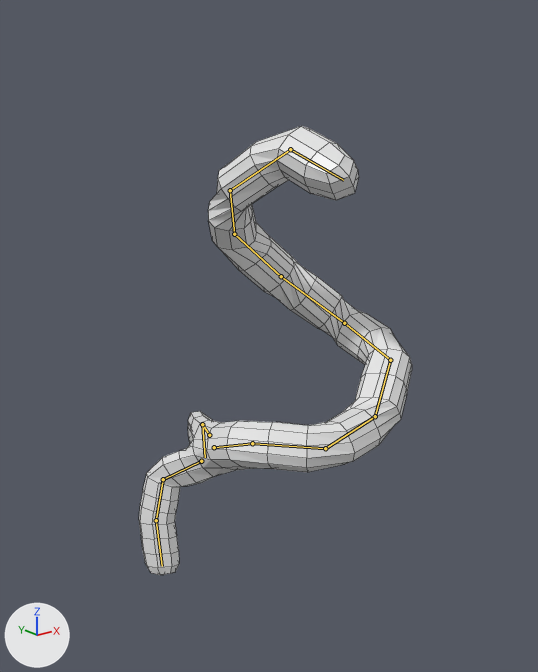
Two versions of the Blender file res/model/ondine/Ondine.blend, one commit apart.
The view is the same before and after, from a 50 mm camera at (-4.03, -5.12, 2.81) aimed at (-0.35, -0.52, 0.97). The axes (+X, +Y, +Z) are drawn at lower left. The lights are the same throughout. Both versions are drawn at frame 105 of the action 'Idle1'; the numbers are the values there. The bones that bend it are drawn over the model as lines. Mesh edges are drawn as thin lines.
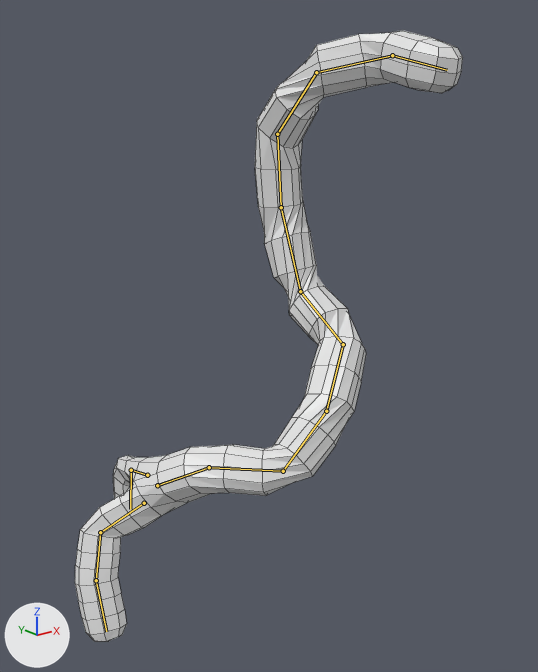
Changed parts and their boxes (x1, y1, x2, y2) in the pictures (538 x 672 px):
```json
{"object": "Cube", "change": "posed", "before": [139, 126, 412, 575], "after": [75, 30, 463, 642], "on screen": "42% wider, 36% taller"}
{"bone": "Root0", "before": "(214, 447) to (252, 443)", "after": "(157, 485) to (209, 467)"}
{"bone": "Root1", "before": "(252, 443) to (325, 448)", "after": "(209, 467) to (283, 471)"}
{"bone": "Root2", "before": "(325, 448) to (375, 416)", "after": "(283, 471) to (326, 411)"}
{"bone": "Root3", "before": "(375, 416) to (390, 360)", "after": "(326, 411) to (343, 344)"}
{"bone": "Root4", "before": "(390, 360) to (344, 323)", "after": "(343, 344) to (300, 291)"}
{"bone": "Root5", "before": "(344, 323) to (281, 276)", "after": "(300, 291) to (281, 207)"}
{"bone": "Root7", "before": "(234, 234) to (230, 190)", "after": "(277, 134) to (316, 72)"}
{"bone": "Root8", "before": "(230, 190) to (290, 149)", "after": "(316, 72) to (392, 55)"}
{"bone": "Root9", "before": "(290, 149) to (343, 180)", "after": "(392, 55) to (447, 70)"}
```

Edits to the scene script, one JSON object a line:
```json
{"block": "bone_root0", "where": "bone_root0 = bpy.data.objects['Armature'].pose.bones['Root0']"}
{"op": "set", "path": "bone_root0.location", "old": "(-0.66, -1.54, 0.14)", "new": "(-1.24, -1.72, 0.14)"}
{"op": "set", "path": "bone_root0.rotation_quaternion", "old": "(0.72, 0.48, 0.401, 0.245)", "new": "(0.688, 0.493, 0.521, 0.109)", "note": "degrees (78, 21, 54) -> degrees (92, 38, 57)"}
{"block": "bone_root1", "where": "bone_root1 = bpy.data.objects['Armature'].pose.bones['Root1']  # child of 'Root0'"}
{"op": "set", "path": "bone_root1.rotation_quaternion", "old": "(0.915, 0.366, 0.074, -0.023)", "new": "(0.957, 0.243, 0.114, 0.108)", "note": "degrees (44, 9, 1) -> degrees (30, 10, 15)"}
{"block": "bone_root2", "where": "bone_root2 = bpy.data.objects['Armature'].pose.bones['Root2']  # child of 'Root1'"}
{"op": "set", "path": "bone_root2.rotation_quaternion", "old": "(0.87, 0.342, 0.122, -0.266)", "new": "(0.838, 0.232, 0.242, -0.43)", "note": "degrees (37, 24, -26) -> degrees (13, 37, -50)"}
{"block": "bone_root3", "where": "bone_root3 = bpy.data.objects['Armature'].pose.bones['Root3']  # child of 'Root2'"}
{"op": "set", "path": "bone_root3.rotation_quaternion", "old": "(0.922, 0.163, 0.245, -0.247)", "new": "(0.942, 0.17, 0.275, -0.09)", "note": "degrees (12, 32, -26) -> degrees (19, 33, -5)"}
{"block": "bone_root4", "where": "bone_root4 = bpy.data.objects['Armature'].pose.bones['Root4']  # child of 'Root3'"}
{"op": "set", "path": "bone_root4.rotation_quaternion", "old": "(0.836, 0.441, 0.287, 0.126)", "new": "(0.817, 0.4, 0.408, 0.075)", "note": "degrees (62, 22, 30) -> degrees (64, 37, 34)"}
{"block": "bone_root5", "where": "bone_root5 = bpy.data.objects['Armature'].pose.bones['Root5']  # child of 'Root4'"}
{"op": "set", "path": "bone_root5.rotation_quaternion", "old": "(0.815, 0.396, 0.397, -0.014)", "new": "(0.727, 0.211, 0.616, -0.22)", "note": "degrees (61, 42, 24) -> degrees (13, 81, -23)"}
{"block": "bone_root7", "where": "bone_root7 = bpy.data.objects['Armature'].pose.bones['Root7']  # child of 'Root6'"}
{"op": "set", "path": "bone_root7.rotation_quaternion", "old": "(0.895, 0.335, -0.186, 0.226)", "new": "(0.908, 0.321, -0.171, 0.209)", "note": "degrees (36, -29, 19) -> degrees (35, -26, 18)"}
{"block": "bone_root8", "where": "bone_root8 = bpy.data.objects['Armature'].pose.bones['Root8']  # child of 'Root7'"}
{"op": "set", "path": "bone_root8.rotation_quaternion", "old": "(0.696, 0.466, 0.516, 0.114)", "new": "(0.711, 0.465, 0.524, -0.056)", "note": "degrees (89, 39, 57) -> degrees (88, 53, 43)"}
{"block": "bone_root9", "where": "bone_root9 = bpy.data.objects['Armature'].pose.bones['Root9']  # child of 'Root8'"}
{"op": "set", "path": "bone_root9.rotation_quaternion", "old": "(0.857, -0.438, 0.131, 0.239)", "new": "(0.849, -0.444, 0.135, 0.252)", "note": "degrees (-50, 26, 19) -> degrees (-50, 27, 20)"}
```
